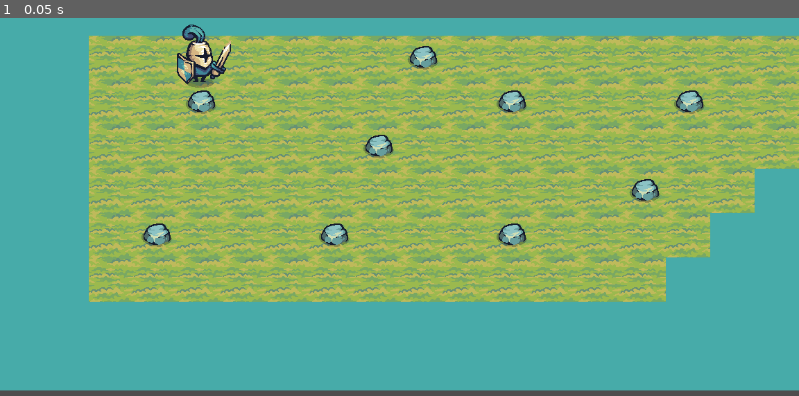
Above: before the commit, frame 1.
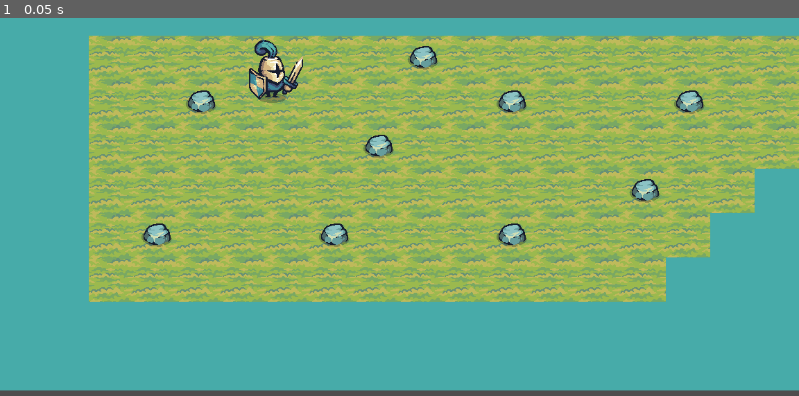
Above: after the commit, the same moment.

Repository: MekoHardinge/Meko-2025
Game: Godot game, scene res://map1.tscn
Same seed, same stepped clock (60 frames per second), same inputs: the game is played once before the commit and once after it. The project has no main scene, so this scene is started directly.
Inputs:
- Up to frame 1 (0.05 s): no input

The runs differ from the first frame. In frame 1, 1.3% of the frame differs, in the area x 22-38%, y 1-23%.

Commit message:
Update map1.tscn

Diff:
--- a/Game/map1.tscn
+++ b/Game/map1.tscn
@@ -321,7 +321,7 @@
 format = 2
 
 [node name="KnightBlue" parent="." instance=ExtResource("21_44ykt")]
-position = Vector2(288, 163)
+position = Vector2(392, 185)
 
 [node name="RTS-Node" type="Node2D" parent="."]
 script = ExtResource("22_fop6k")
